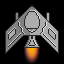
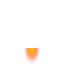
Layered file, before and after one edit (64×64). Changes by layer:
hid "Ebene" over 5, 5, 59, 54
hid "Hintergrund" over 0, 0, 64, 64
